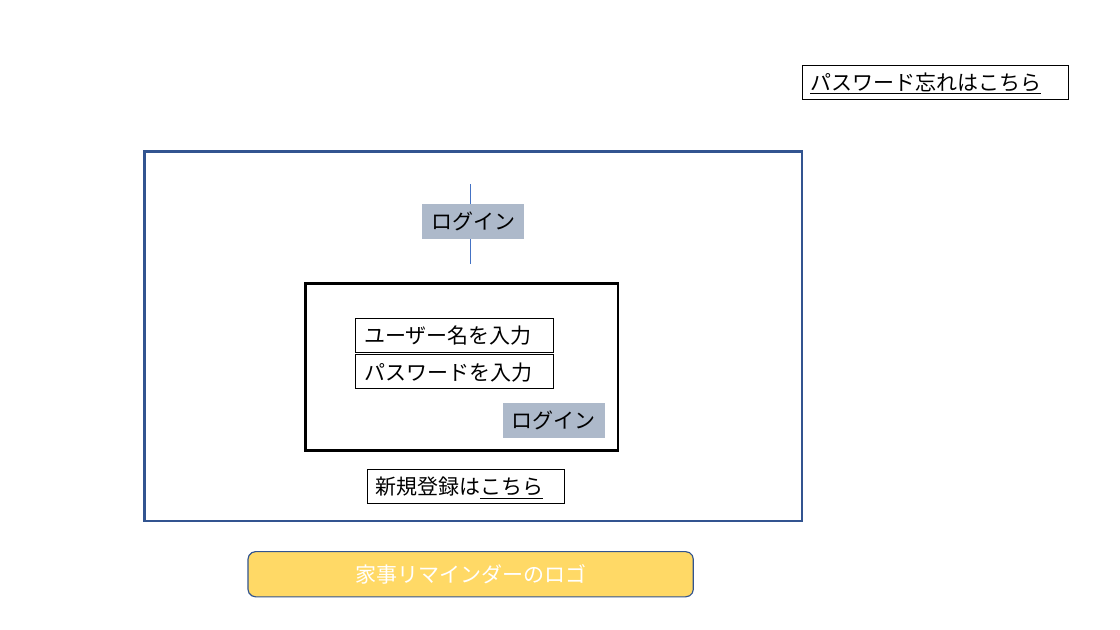
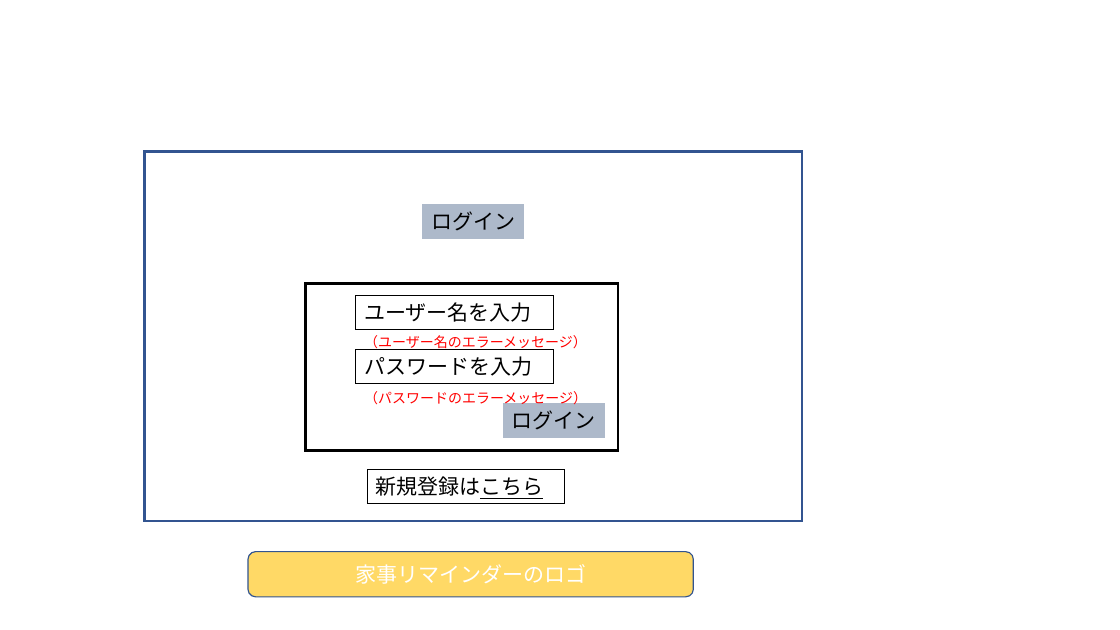
Before and after one commit to dojo2023/A-5, a slide deck: slide 2 of doc/外部設計_プレゼン.pptx. Drawn at 1120x630 pixels with LibreOffice and Linux fonts; fonts in the diff are those of the drawing. Boxes give left, top, right and bottom in pixels: in the first picture for what was removed or moved away, otherwise in the second. Text is boxed around its words. In the diff, an @@ line names an element or a change of style, - is before the commit and + after.

```diff
--- a/doc/外部設計_プレゼン.pptx
+++ b/doc/外部設計_プレゼン.pptx
@@ rectangle removed at box(802, 66, 1069, 99) @@
-パスワード忘れはこちら
@@ line removed from (471, 184) to (471, 264) @@
@@ rectangle "ユーザー名を入力": place and size @@
-rectangle "ユーザー名を入力" at box(356, 318, 554, 352)
+rectangle "ユーザー名を入力" at box(356, 296, 554, 329)
@@ rectangle "パスワードを入力": place and size @@
-rectangle "パスワードを入力" at box(356, 355, 554, 389)
+rectangle "パスワードを入力" at box(356, 350, 554, 383)
@@ text added at box(364, 335, 587, 351), 12 pt, text #FF0000 @@
+（ユーザー名のエラーメッセージ）
@@ text added at box(364, 391, 587, 407), 12 pt, text #FF0000 @@
+（パスワードのエラーメッセージ）
```
Also in this commit, not shown: 6 other slides changed, 6 slides added.
